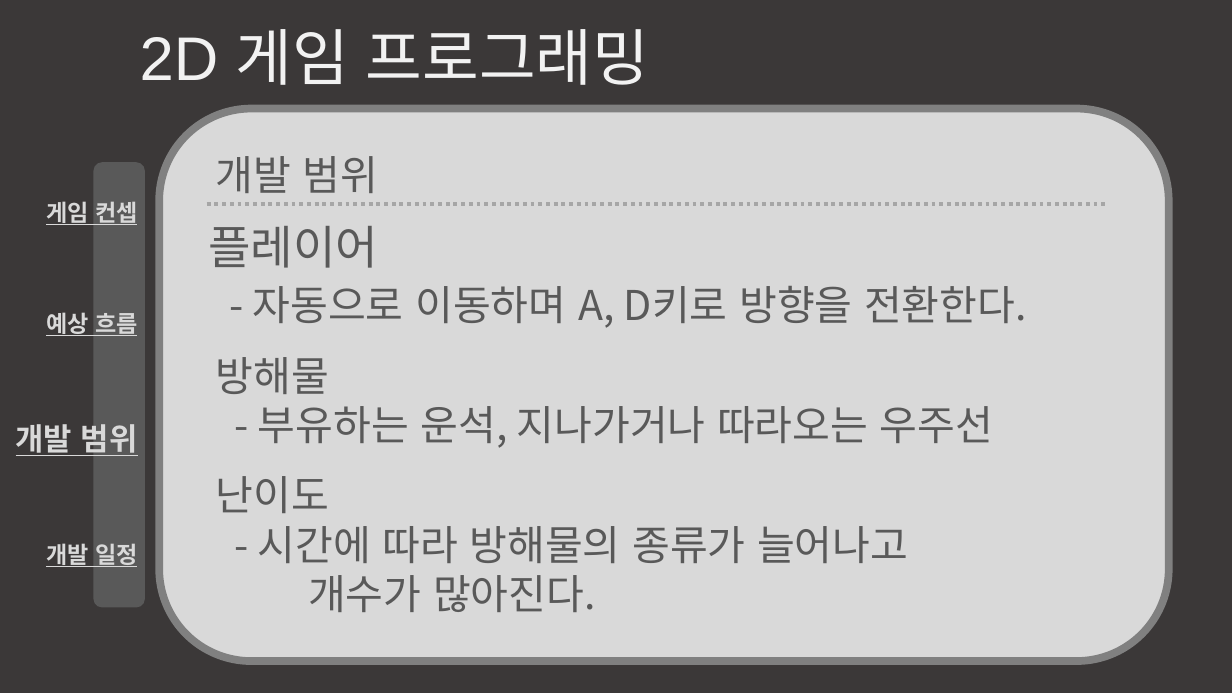
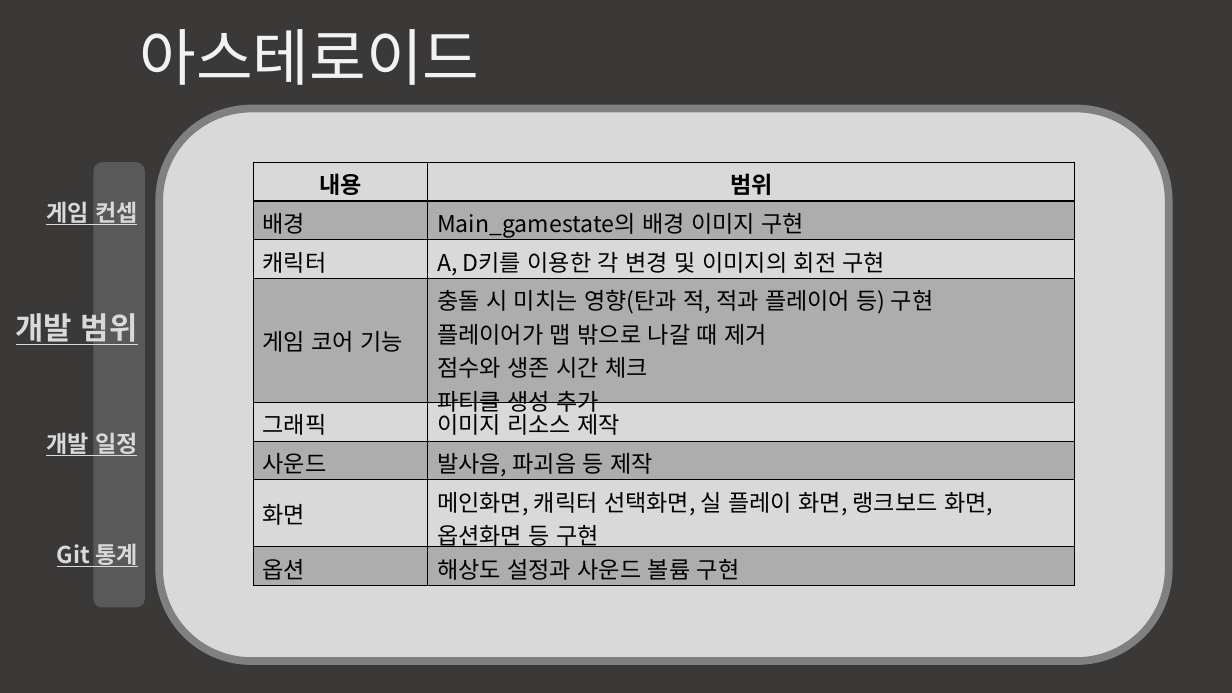
Before and after one commit to mado0421/2DGameProgrammingProject, a slide deck: slide 2 of 2DGP_2차발표.pptx. Drawn at 1232x693 pixels with LibreOffice and Linux fonts; fonts in the diff are those of the drawing. Boxes give left, top, right and bottom in pixels: in the first picture for what was removed or moved away, otherwise in the second. Text is boxed around its words. In the diff, an @@ line names an element or a change of style, - is before the commit and + after.

```diff
--- a/2DGP_2차발표.pptx
+++ b/2DGP_2차발표.pptx
@@ text at box(140, 29, 480, 85): text changed @@
-2D 게임 프로그래밍
+아스테로이드
@@ text removed at box(216, 156, 379, 193) @@
-개발 범위
@@ table added at box(253, 163, 1075, 586), 8 rows, 2 columns @@
+내용 | 범위
+배경 | Main_gamestate의 배경 이미지 구현
+캐릭터 | A, D키를 이용한 각 변경 및 이미지의 회전 구현
+게임 코어 기능 | 충돌 시 미치는 영향(탄과 적, 적과 플레이어 등) 구현 / 플레이어가 맵 밖으로 나갈 때 제거 / 점수와 생존 시간 체크 / 파티클 생성 추가
+그래픽 | 이미지 리소스 제작
+사운드 | 발사음, 파괴음 등 제작
+화면 | 메인화면, 캐릭터 선택화면, 실 플레이 화면, 랭크보드 화면, 옵션화면 등 구현
+옵션 | 해상도 설정과 사운드 볼륨 구현
@@ line removed from (207, 203) to (1109, 203) @@
@@ text removed at box(208, 226, 1027, 328) @@
-플레이어
-- 자동으로 이동하며 A, D키로 방향을 전환한다.
@@ text at box(46, 312, 138, 336): paragraph removed @@
-예상 흐름
@@ text removed at box(216, 357, 993, 448) @@
-방해물
-- 부유하는 운석, 지나가거나 따라오는 우주선
@@ text removed at box(216, 476, 908, 612) @@
-난이도
-- 시간에 따라 방해물의 종류가 늘어나고
-개수가 많아진다.
@@ text at box(57, 543, 138, 567): paragraph added @@
+Git 통계
```
Also in this commit, not shown: 3 other slides changed, 1 slide added, 1 other file.
